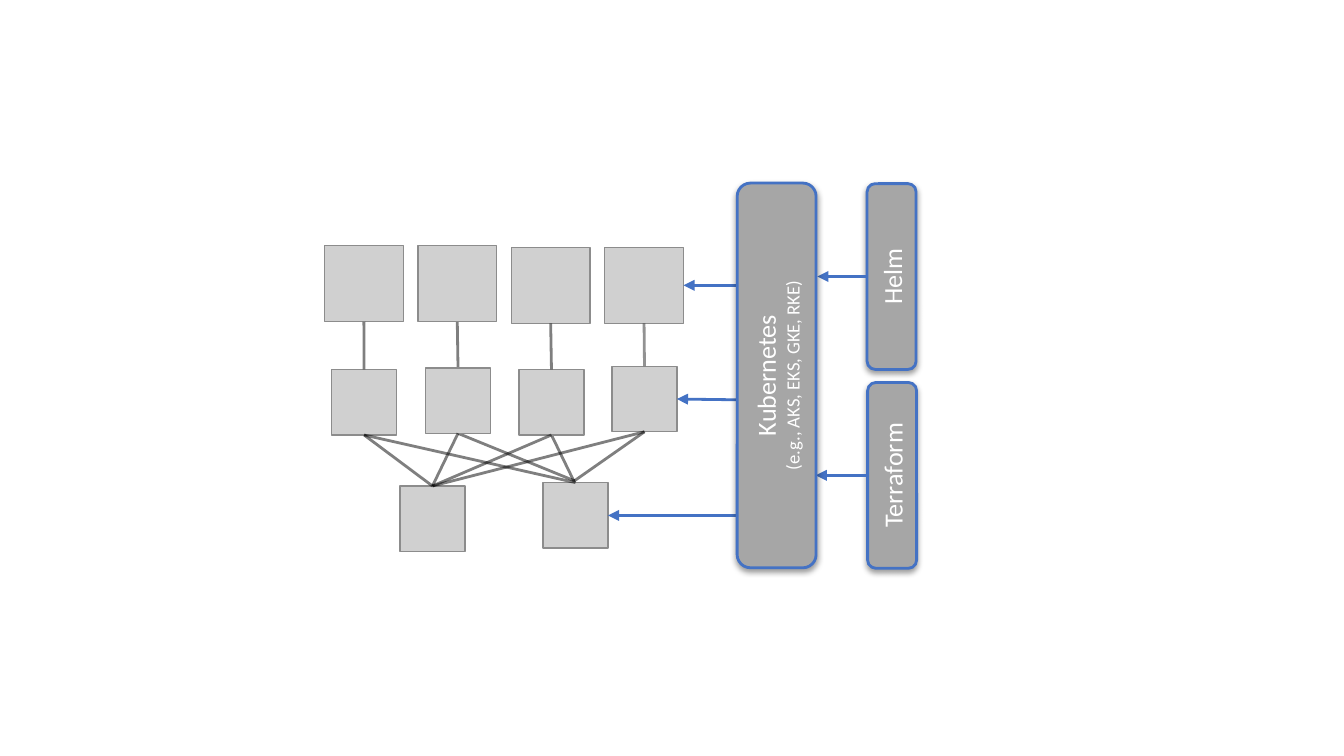
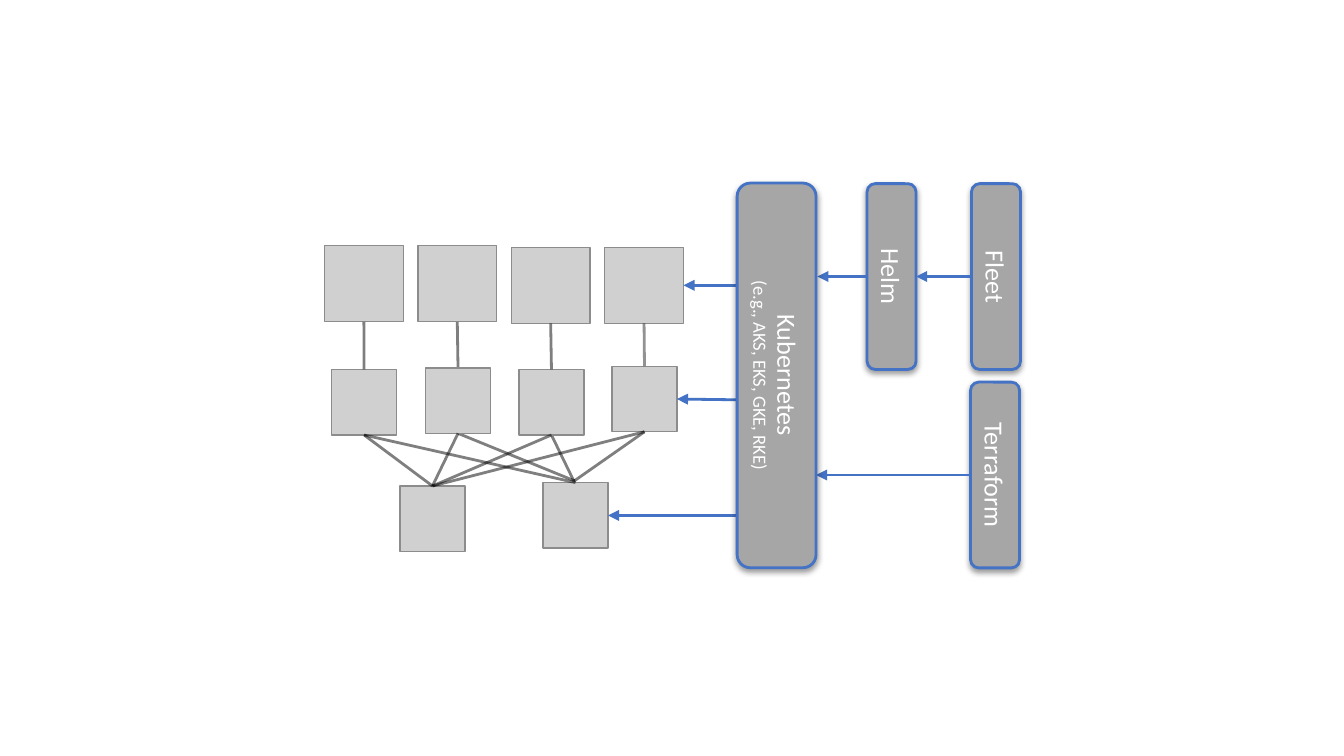
Before and after one commit to SystemsApproach/private5g, a slide deck: slide 4 of figures/ops/figures.pptx. Drawn at 1344x756 pixels with LibreOffice and Linux fonts; fonts in the diff are those of the drawing; grey boxes stand for pictures. Boxes give left, top, right and bottom in pixels: in the first picture for what was removed or moved away, otherwise in the second. Text is boxed around its words. In the diff, an @@ line names an element or a change of style, - is before the commit and + after.

Commit message:
include Fleet tooling

```diff
--- a/figures/ops/figures.pptx
+++ b/figures/ops/figures.pptx
@@ rounded rectangle added at <box>972,184,1020,370</box>, fill #A6A6A6, outline #4472C4 1.5 pt, 14 pt, text #FFFFFF @@
+Fleet
@@ arrow added from (972, 277) to (917, 277), #4472C4 1.5 pt @@
@@ mirrored; rotation 270 to 90 degrees in 3 elements at <box>867,184,915,370</box>, <box>737,183,816,568</box>, <box>970,382,1019,567</box> @@
@@ arrow moved from (816, 476) - (868, 476) to (816, 474) - (970, 474) @@
```
Also in this commit, not shown: 5 other files.
